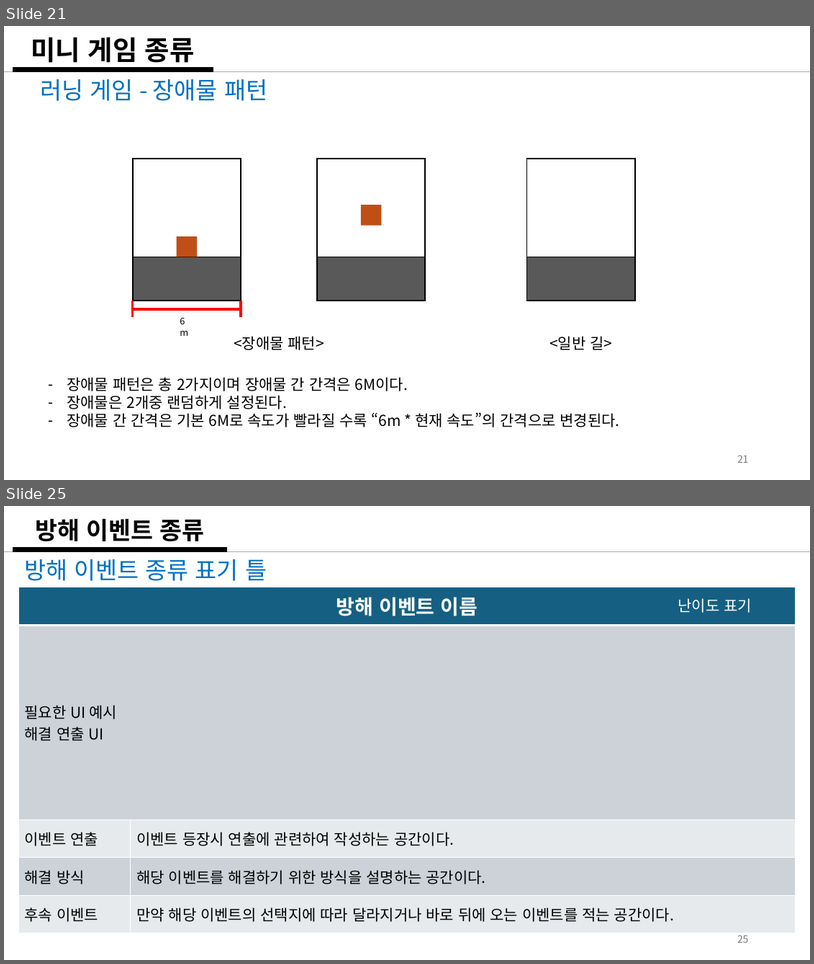
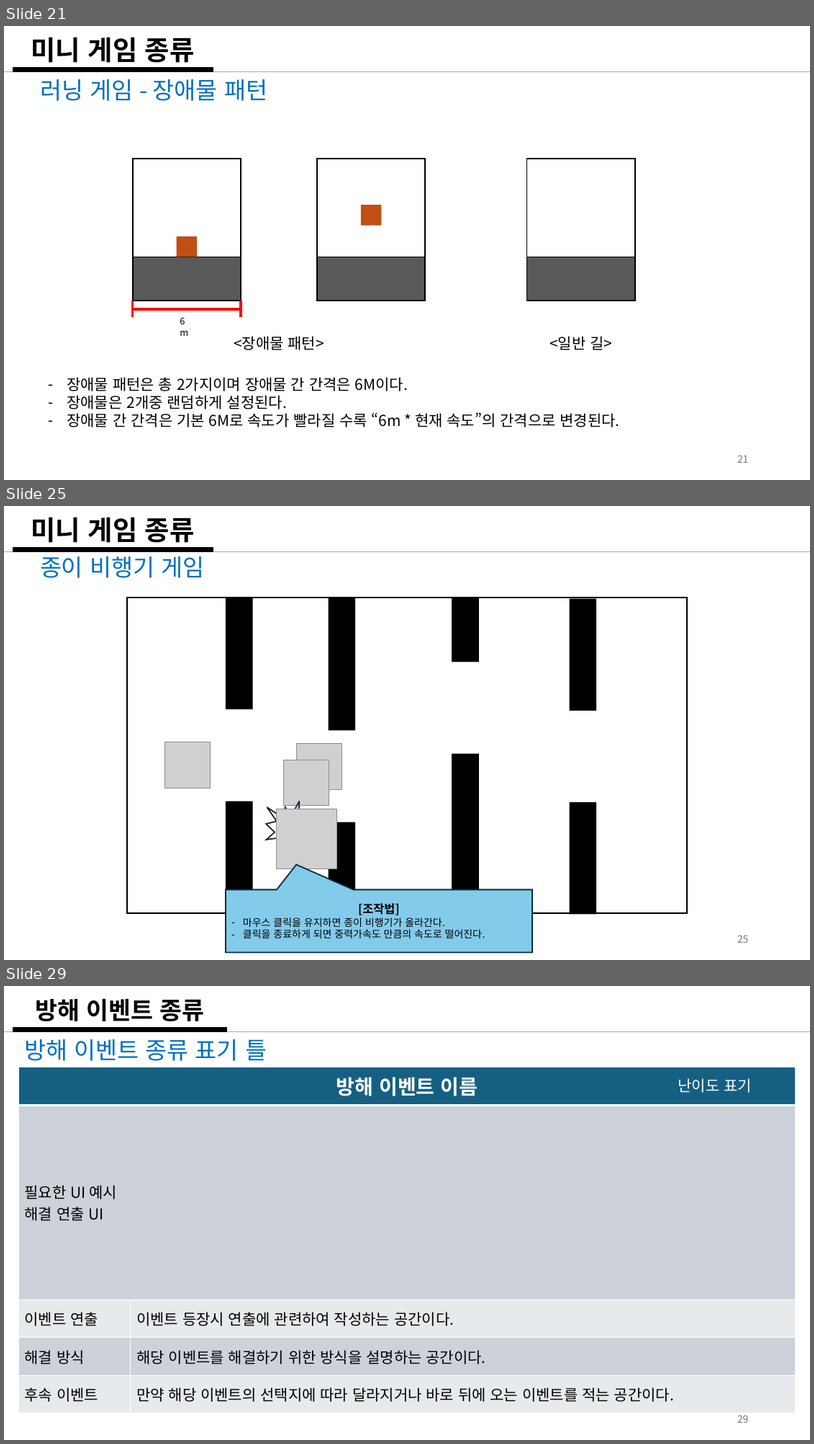
Before and after one commit to weariness00/Mandle_10Minute_Game, a slide deck: document/Please Leave me alone!.pptx. Shown one above the other, each under a label of ours: slides 21 and 25 before the commit, slides 21, 25 and 29 after it; the slides between them are not shown. The pictures are 814x964 and 814x1444 pixels, drawn with LibreOffice and Linux fonts; fonts in the diff are those of the drawing; grey boxes stand for pictures. Boxes give left, top, right and bottom in pixels: in the first picture for what was removed or moved away, otherwise in the second. Text is boxed around its words. In the diff, an @@ line names an element or a change of style, - is before the commit and + after.

Commit message:
20250204_기획_update
- 추가 미니게임 기획

```diff
--- a/document/Please Leave me alone!.pptx
+++ b/document/Please Leave me alone!.pptx
@@ slide 25 added at (4, 506, 810, 960), background #FFFFFF @@
@@ title added at (31, 517, 195, 543), 32 pt, text #000000, bold @@
+미니 게임 종류
@@ line added from (4, 552) to (810, 552), #AEAEAE 1.5 pt @@
@@ line added from (13, 549) to (214, 549), #000000 6 pt @@
@@ text added at (40, 551, 204, 578), 28 pt, text #0070C0 @@
+종이 비행기 게임
@@ group added at (127, 597, 687, 914): 9 rectangles, 1 picture @@
@@ picture added at (284, 759, 329, 805) @@
@@ picture added at (297, 744, 342, 789) @@
@@ irregular seal added at (267, 801, 316, 858), fill #FFFFFF, outline #092A39 1.5 pt @@
@@ picture added at (276, 808, 337, 869) @@
@@ speech box added at (226, 890, 532, 952), fill #83CBEB, outline #092A39 1.5 pt, 12 pt, text #000000 @@
+[조작법]
+– 마우스 클릭을 유지하면 종이 비행기가 올라간다.
+– 클릭을 종료하게 되면 중력가속도 만큼의 속도로 떨어진다.
@@ page number added at (738, 934, 749, 942), 12 pt, text #797979 @@
+25
@@ what was slide 25 is now slide 29 @@
@@ page number at (738, 1414, 749, 1422): text changed @@
-25
+29
```
Also in this commit, not shown: 7 slides changed, 3 other slides added, 1 other file.
